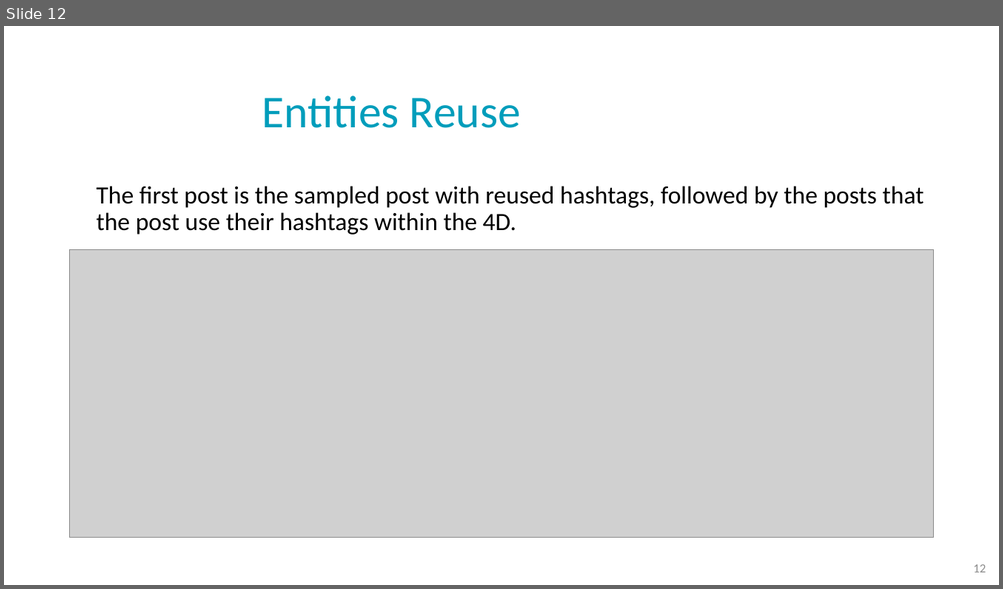
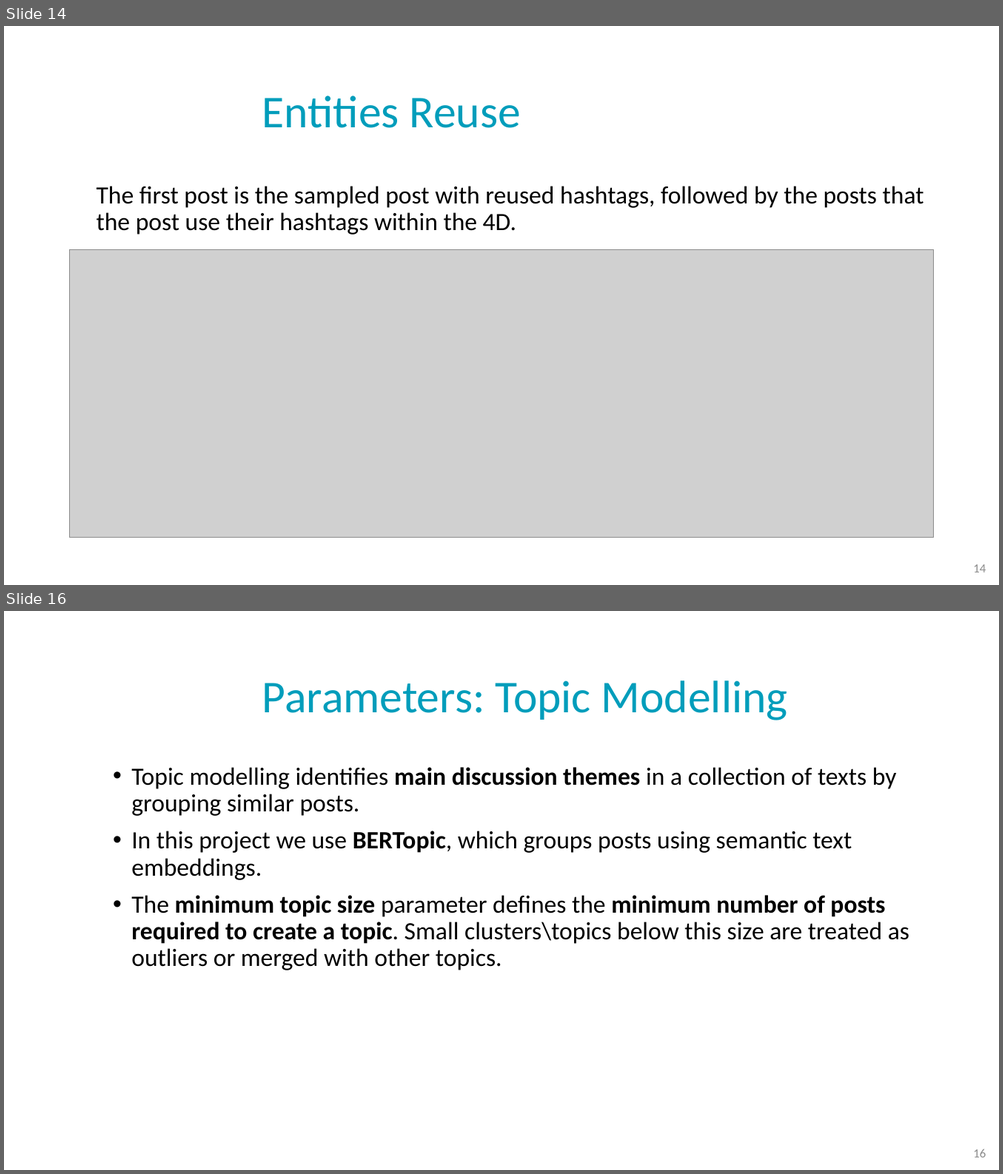
Before and after one commit to NoaTal1996/Backbone-Graph, a slide deck: docs/meeting/2026_03_08.pptx. Shown one above the other, each under a label of ours: slide 12 before the commit, slides 14 and 16 after it; the slides between them are not shown. The pictures are 1003x589 and 1003x1174 pixels, drawn with LibreOffice and Linux fonts; fonts in the diff are those of the drawing; grey boxes stand for pictures; background and template pictures are left out. Boxes give left, top, right and bottom in pixels: in the first picture for what was removed or moved away, otherwise in the second. Text is boxed around its words. In the diff, an @@ line names an element or a change of style, - is before the commit and + after.

```diff
--- a/docs/meeting/2026_03_08.pptx
+++ b/docs/meeting/2026_03_08.pptx
@@ slide 16 added at [4,611,999,1170], background picture (left out) @@
@@ title added at [262,681,788,721], 44 pt, text #009DBB @@
+Parameters: Topic Modelling
@@ text added at [131,767,909,971], 24 pt, text #000000 @@
+• Topic modelling identifies main discussion themes in a collection of texts by grouping similar posts.
+• In this project we use BERTopic, which groups posts using semantic text embeddings.
+• The minimum topic size parameter defines the minimum number of posts required to create a topic. Small clusters\topics below this size are treated as outliers or merged with other topics.
@@ page number added at [973,1150,985,1158], 12 pt, text #8C8C8C @@
+16
@@ what was slide 12 is now slide 14 @@
@@ page number at [973,565,985,573]: text changed @@
-12
+14
```
Also in this commit, not shown: 4 slides changed, 10 other slides added, 2 other files.
